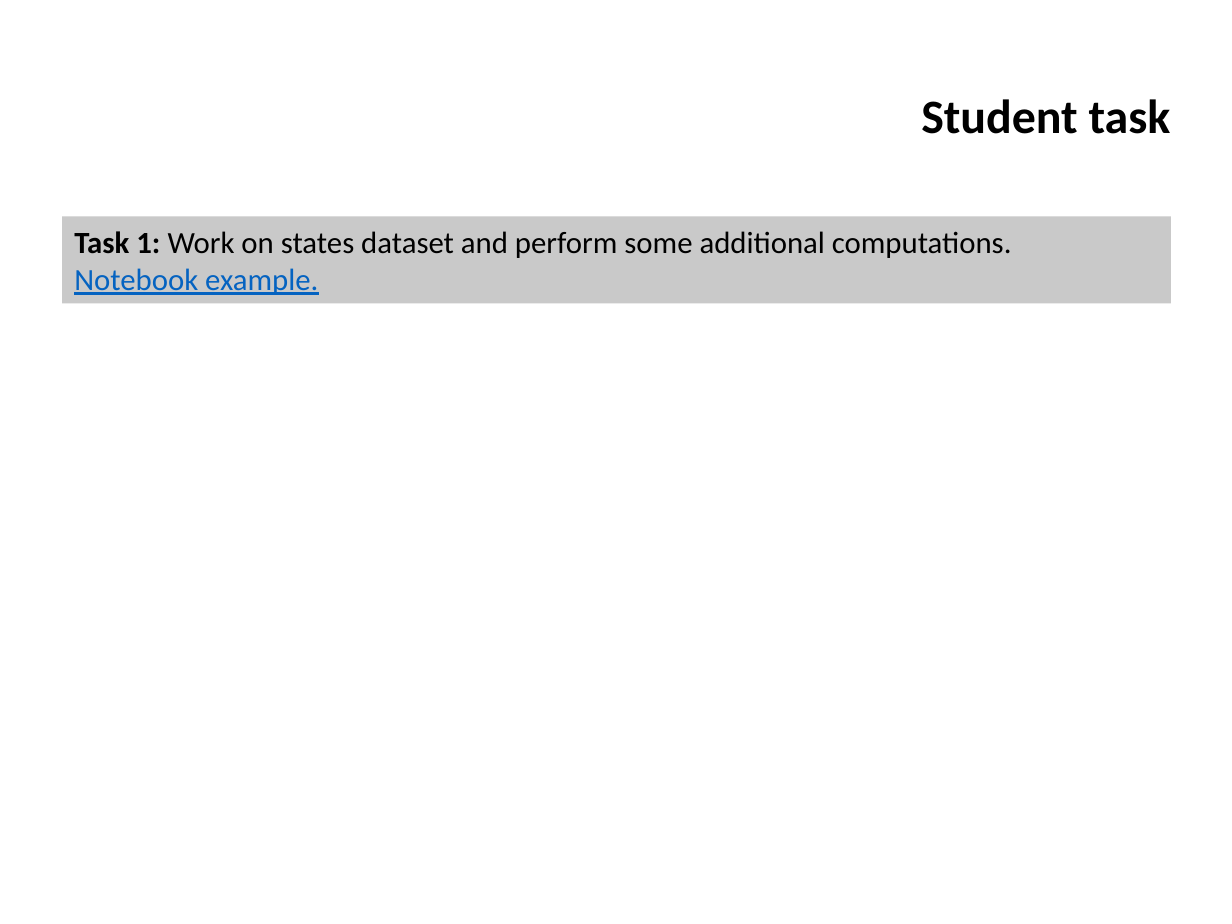
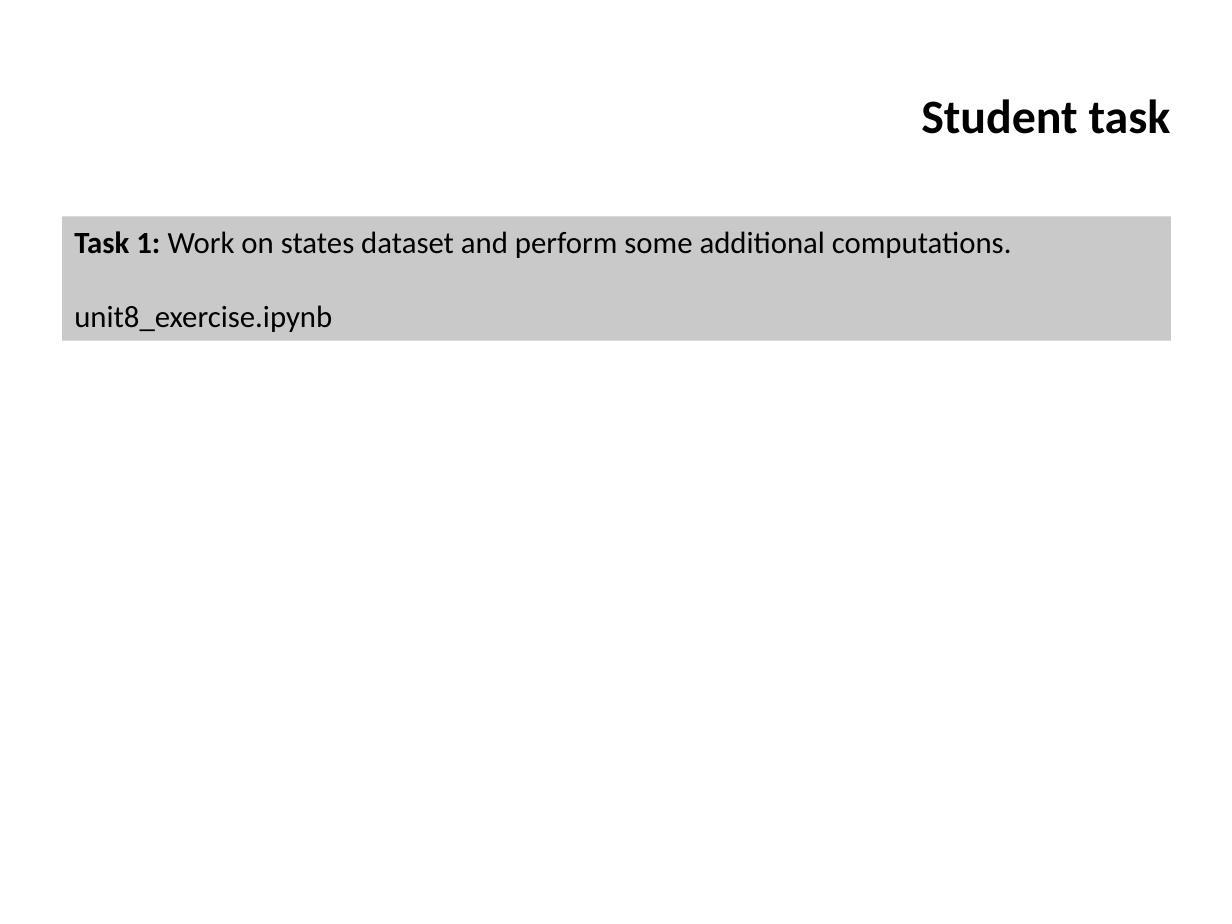
Before and after one commit to ifromm/fcsp, a slide deck: slide 39 of Slides/unit_8_prog_5.pptx. Drawn at 1232x924 pixels with LibreOffice and Linux fonts; fonts in the diff are those of the drawing; background and template pictures are left out. Boxes give left, top, right and bottom in pixels: in the first picture for what was removed or moved away, otherwise in the second. Text is boxed around its words. In the diff, an @@ line names an element or a change of style, - is before the commit and + after.

```diff
--- a/Slides/unit_8_prog_5.pptx
+++ b/Slides/unit_8_prog_5.pptx
@@ rectangle "Task 1: Work on states ...": place and size @@
-rectangle "Task 1: Work on states ..." at [63, 217, 1172, 304]
+rectangle "Task 1: Work on states ..." at [63, 217, 1172, 341]
@@ text in rectangle at [74, 305, 332, 332]: text changed; text colour #0563C1 to #000000 @@
-Notebook example.
+unit8_exercise.ipynb
```
Also in this commit, not shown: 7 other slides changed.
